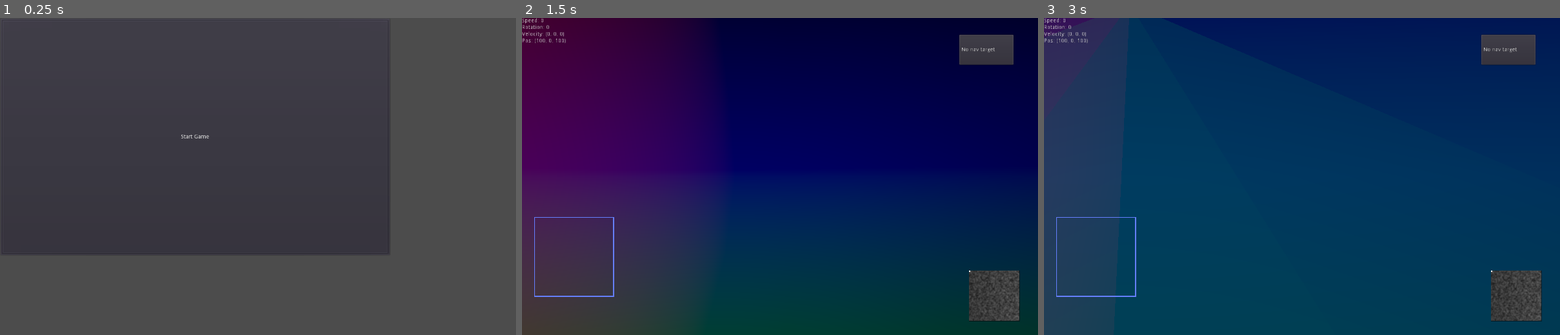
Above: before the commit, frames 1-3 (left to right).
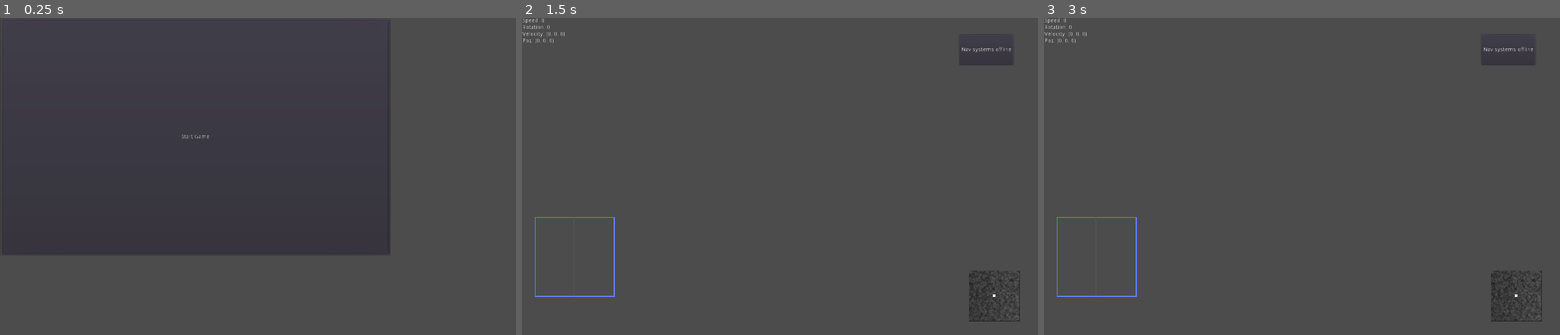
Above: after the commit, the same moments.

Repository: wraitii/WindRider
Game: Godot game, scene res://source/gui/MainMenu.tscn
Two runs of this game, one before a commit and one after it. Both use one fixed random seed, a clock stepped at 60 frames per second and the inputs below.
Inputs:
- Up to frame 1 (0.25 s): no input
- Up to frame 2 (1.5 s): click "Start Game" at 0.5 s; tap Enter (ship_dock) at 1.25, 1.35 s; hold Right (ship_rotate_right) from 1.28 s (still down)
- Up to frame 3 (3 s): tap Escape (ship_reset_systems) at 2, 2.75 s; release Right (ship_rotate_right) at 2.03 s; hold Down (ship_reverse) 2.03-2.78 s; tap Enter (ship_dock) at 2.1 s; hold Right (ship_rotate_right) from 2.78 s (still down); tap C (switch_camera) at 2.85 s

The runs differ from the first frame. In frame 1, less than 0.1% of the frame differs, in the area x 0-41%, y 0-39%; in frame 2, 95%; in frame 3, 97%, in the area x 0-100%, y 0-100%.
Error before the commit: Unable to iterate on object of type 'Nil'. (res://source/game/Galaxy.gd:10)
Error after the commit: Parse Error: ':' expected at end of line. (res://source/game/ingame.gd:34)

Commit message:
WIP better implem of jumping and docking, pretty close to good now

Diff:
--- a/project.godot
+++ b/project.godot
@@ -38,6 +38,9 @@
 
 window/size/width=1300
 window/size/height=800
+window/size/borderless=true
+window/stretch/mode="2d"
+window/stretch/aspect="keep_width"
 
 [input]
 
@@ -89,4 +92,5 @@
 
 [rendering]
 
+threads/thread_model=2
 environment/default_environment="res://default_env.tres"
--- a/source/Core.gd
+++ b/source/Core.gd
@@ -34,30 +34,19 @@
 	get_node('/root').add_child(player)
 
 	get_node('/root/MainMenu').queue_free()
-	jump()
+	reload_scene()
 	gameState.playerShip.global_translate(Vector3(0,0,0))
 
-func jump():
+func reload_scene():
 	if gameState.currentScene:
 		gameState.currentScene.queue_free()
 
-	gameState.currentScene = InGame.instance()
-	get_node('/root').add_child(gameState.currentScene)
-
-func dock(on):
-	if gameState.currentScene:
-		gameState.playerShip.get_parent().remove_child(gameState.playerShip)
-		get_node('/root').remove_child(gameState.currentScene)
-		gameState.currentScene.queue_free()
-
-	gameState.currentScene = Docked.instance()
-	gameState.currentScene.init(on.data);
-	get_node('/root').add_child(gameState.currentScene)
-
-func undock():
-	if gameState.currentScene:
-		get_node('/root').remove_child(gameState.currentScene)
-		gameState.currentScene.queue_free()
-
-	gameState.currentScene = InGame.instance()
-	get_node('/root').add_child(gameState.currentScene)
+	var playerShipData = outsideWorldSim.ship(gameState.playerShip.ID);
+	print(playerShipData.data.dockedAt)
+	if playerShipData.data.dockedAt != null:
+		gameState.currentScene = Docked.instance()
+		gameState.currentScene.init(landablesData.get(playerShipData.data.dockedAt));
+		get_node('/root').add_child(gameState.currentScene)
+	else:
+		gameState.currentScene = InGame.instance()
+		get_node('/root').add_child(gameState.currentScene)
--- a/source/game/Docked.gd
+++ b/source/game/Docked.gd
@@ -7,4 +7,4 @@
 	get_node('PlanetName').text = landableData.name
 
 func _on_Undock_pressed():
-	Core.gameState.playerShip.undock()
+	Core.gameState.playerShip.do_undock()
--- a/source/game/JumpZone.gd
+++ b/source/game/JumpZone.gd
@@ -12,7 +12,5 @@
 	if target == up:
 		up = Vector3(1,0,0)
 	obj.look_at_from_position(translation, target, up)
-	print('delivering')
-	print_tree()
-	get_node('/root').print_tree()
 	get_parent().get_parent().add_child(obj)
+	Core.outsideWorldSim.quit_hypernavigation(obj.ID);
--- a/source/game/OutsideWorldSimulator.gd
+++ b/source/game/OutsideWorldSimulator.gd
@@ -15,10 +15,15 @@
 var _ships = {
 }
 
-# array-per-system of ship IDs
-# that will "unjump" on the next _process
-var _shipsArrivingAt = {
+# array-per-landable of ships navigating in system
+var _shipIDsInSystem = {
 }
+
+# array-per-landable of ship IDs landed there
+var _shipIDsDockedAt = {
+}
+
+signal bring_in(obj)
 
 var ids = 0;
 
@@ -48,6 +53,7 @@
 	var lastSystem = null;
 	var currentSystem = null;
 	var hyperNavigating = null;
+	var dockedAt = null;
 
 func ship(ID):
 	assert(ID in _ships)
@@ -60,37 +66,60 @@
 		'ship': ship,
 		'data': _shipsimData.new()
 	};
+	ship.connect('docking', self, 'ship_dock')
+	ship.connect('undocking', self, 'ship_undock')
 	ship.connect('jumping', self, 'ship_jump')
 	ship.connect('teleporting', self, 'ship_teleport')
+
+func ship_dock(ship, at):
+	var data = _ships[ship.ID].data;
+	assert(data.hyperNavigating == null)
+	_docked_at(ship.ID, at)
+	data.dockedAt = at;
+	if ship == Core.gameState.playerShip:
+		Core.reload_scene();
+
+func ship_undock(ship):
+	var data = _ships[ship.ID].data;
+	assert(data.hyperNavigating == null)
+	assert(data.dockedAt != null)
+	assert(_shipIDsDockedAt[data.dockedAt].has(ship.ID))
+	_shipIDsDockedAt[data.dockedAt].erase(ship.ID)
+	if ship == Core.gameState.playerShip:
+		Core.reload_scene();
+	emit_signal('bring_in', ship)
 
 func ship_jump(ship, to):
 	var data = _ships[ship.ID].data;
 	assert(data.currentSystem != null)
 	data.lastSystem = data.currentSystem;
 	data.currentSystem = null;
+	_shipIDsInSystem[data.lastSystem].erase(ship.ID)
 	data.hyperNavigating = HypernavigationData.hyperjump(to)
-	_arriving_at(ship.ID, to)
+	if ship == Core.gameState.playerShip:
+		Core.gameState.currentSystem = to
+		Core.reload_scene();
+	emit_signal('bring_in', ship)
 
 func ship_teleport(ship, to, pos):
 	var data = _ships[ship.ID].data;
 	data.lastSystem = data.currentSystem; # may be null
 	data.currentSystem = null;
+	_shipIDsInSystem[data.lastSystem].erase(ship.ID)
 	data.hyperNavigating = HypernavigationData.teleport(to, pos)
-	_arriving_at(ship.ID, to)
+	emit_signal('bring_in', ship)
 
 func quit_hypernavigation(shipID):
 	_ships[shipID].data.currentSystem = _ships[shipID].data.hyperNavigating.to;
 	assert(_ships[shipID].data.currentSystem != null)
 	_ships[shipID].data.hyperNavigating = null;
 
-func _arriving_at(shipID, to):
-	if !(to in _shipsArrivingAt):
-		_shipsArrivingAt[to] = []
-	_shipsArrivingAt[to].push_back(shipID)
+func _docked_at(shipID, at):
+	if !(at in _shipIDsDockedAt):
+		_shipIDsDockedAt[at] = []
+	_shipIDsDockedAt[at].push_back(shipID)
 
-func poll_all_arriving_at(at):
-	if !(at in _shipsArrivingAt):
-		return []
-	var ret = _shipsArrivingAt[at]
-	_shipsArrivingAt.erase(at)
-	return ret;
+func _add_to_system(shipID, sys):
+	if !(sys in _shipIDsInSystem):
+		_shipIDsInSystem[sys] = []
+	_shipIDsInSystem[sys].push_back(shipID)
--- a/source/game/Player.gd
+++ b/source/game/Player.gd
@@ -16,8 +16,6 @@
 func setCurrentShip(s):
 	ship = s;
 	ship.connect('got_chat', self, 'on_chat')
-	ship.connect('docking', self, 'on_dock')
-	ship.connect('jumping', self, 'on_jump')
 
 func get_current_ship():
 	return ship;
@@ -32,6 +30,3 @@
 func on_jump(from, to):
 	Core.gameState.jumpingFrom = from;
 	Core.jump()
-
-func on_dock(dock):
-	Core.dock(dock)
--- a/source/game/Ship.gd
+++ b/source/game/Ship.gd
@@ -19,7 +19,8 @@
 var shipStats;
 
 signal got_chat(convo, sender, chatData)
-signal docking(dock)
+signal docking(ship, dock)
+signal undocking(ship)
 signal jumping(ship, to)
 signal teleporting(ship, to, pos)
 
@@ -104,10 +105,15 @@
 	dockingProcedure.ask_for_docking()
 
 func do_dock(to):
-	dockedAt = to;
 	dockingProcedure = null;
-	get_parent().remove_child(self)
-	emit_signal('docking', to)
+	if self.is_inside_tree():
+		get_parent().remove_child(self)
+	emit_signal('docking', self, to.data.name)
+
+func do_undock():
+	if self.is_inside_tree():
+		get_parent().remove_child(self)
+	emit_signal('undocking', self)
 
 func on_received_chat(convo, sender, chatData):
 	emit_signal('got_chat', convo, sender, chatData)
--- a/source/game/ingame.gd
+++ b/source/game/ingame.gd
@@ -11,7 +11,9 @@
 	system.init(Core.galaxy.system(_system))
 	self.add_child(system)
 
-	bring_in_all_arriving()
+	bring_in_all()
+
+	Core.outsideWorldSim.connect('bring_in', self, 'bring_in')
 
 	get_node('Camera').followedShip = Core.gameState.playerShip
 	get_node('VelocityRadar').set_follower(Core.gameState.playerShip)
@@ -19,13 +21,18 @@
 
 	pass
 
-func bring_in_all_arriving():
+func bring_in_all():
 	var ships = Core.outsideWorldSim.poll_all_arriving_at(_system);
 	for shipID in ships:
 		bring_in(shipID)
 
 func bring_in(shipID):
 	var ship = Core.outsideWorldSim.ship(shipID)
+	if ship.data.dockedAt != null:
+		var landables = get_tree().get_nodes_in_group('Landables')
+		for l in landables:
+			if l.data.name == ship.data.dockedAt
+				l.deliver(ship.ship)
 	assert(ship.data.hyperNavigating != null)
 	match ship.data.hyperNavigating.method:
 		Enums.HYPERNAVMETHOD.JUMPING:
--- a/source/game/ingame.tscn
+++ b/source/game/ingame.tscn
@@ -11,118 +11,28 @@
 
 [sub_resource type="ImageTexture" id=1]
 
-flags = 7
-storage = 0
-lossy_quality = 0.7
-flags = 7
 size = Vector2( 1, 1 )
 
 [sub_resource type="PanoramaSky" id=2]
 
-radiance_size = 4
 panorama = SubResource( 1 )
 
 [sub_resource type="Environment" id=3]
 
 resource_local_to_scene = true
-background_mode = 0
 background_sky = SubResource( 2 )
-background_sky_custom_fov = 0.0
-background_color = Color( 0, 0, 0, 1 )
 background_energy = 0.0
-background_canvas_max_layer = 0
 ambient_light_color = Color( 1, 1, 1, 1 )
 ambient_light_energy = 0.2
-ambient_light_sky_contribution = 1.0
-fog_enabled = false
-fog_color = Color( 0.5, 0.6, 0.7, 1 )
-fog_sun_color = Color( 1, 0.9, 0.7, 1 )
-fog_sun_amount = 0.0
-fog_depth_enabled = true
-fog_depth_begin = 10.0
-fog_depth_curve = 1.0
-fog_transmit_enabled = false
-fog_transmit_curve = 1.0
-fog_height_enabled = false
-fog_height_min = 0.0
-fog_height_max = 100.0
-fog_height_curve = 1.0
-tonemap_mode = 0
-tonemap_exposure = 1.0
-tonemap_white = 1.0
-auto_exposure_enabled = false
-auto_exposure_scale = 0.4
-auto_exposure_min_luma = 0.05
-auto_exposure_max_luma = 8.0
-auto_exposure_speed = 0.5
-ss_reflections_enabled = false
-ss_reflections_max_steps = 64
-ss_reflections_fade_in = 0.15
-ss_reflections_fade_out = 2.0
-ss_reflections_depth_tolerance = 0.2
-ss_reflections_roughness = true
-ssao_enabled = false
-ssao_radius = 1.0
-ssao_intensity = 1.0
-ssao_radius2 = 0.0
-ssao_intensity2 = 1.0
-ssao_bias = 0.01
-ssao_light_affect = 0.0
-ssao_ao_channel_affect = 0.0
-ssao_color = Color( 0, 0, 0, 1 )
-ssao_quality = 0
-ssao_blur = 3
-ssao_edge_sharpness = 4.0
-dof_blur_far_enabled = false
-dof_blur_far_distance = 10.0
-dof_blur_far_transition = 5.0
-dof_blur_far_amount = 0.1
-dof_blur_far_quality = 1
-dof_blur_near_enabled = false
-dof_blur_near_distance = 2.0
-dof_blur_near_transition = 1.0
-dof_blur_near_amount = 0.1
-dof_blur_near_quality = 1
-glow_enabled = false
-glow_levels/1 = false
-glow_levels/2 = false
-glow_levels/3 = true
-glow_levels/4 = false
-glow_levels/5 = true
-glow_levels/6 = false
-glow_levels/7 = false
-glow_intensity = 0.8
-glow_strength = 1.0
-glow_bloom = 0.0
-glow_blend_mode = 2
-glow_hdr_threshold = 1.0
-glow_hdr_scale = 2.0
-glow_bicubic_upscale = false
-adjustment_enabled = false
-adjustment_brightness = 1.0
-adjustment_contrast = 1.0
-adjustment_saturation = 1.0
 
 [node name="InGameRoot" type="Node"]
 script = ExtResource( 1 )
-_system = null
 
 [node name="Camera" type="Camera" parent="."]
 transform = Transform( 1, 0, 0, 0, 1, 0, 0, 0, 1, 0, 5, 0 )
-keep_aspect = 1
-cull_mask = 1048575
-environment = null
-h_offset = 0.0
-v_offset = 0.0
-doppler_tracking = 0
-projection = 0
 current = true
-fov = 70.0
-size = 1.0
-near = 0.05
 far = 1000.0
 script = ExtResource( 2 )
-mode = 0
 
 [node name="CommandManager" type="Node" parent="."]
 script = ExtResource( 3 )
@@ -134,22 +44,9 @@
 environment = SubResource( 3 )
 
 [node name="Speed" type="Label" parent="."]
-anchor_left = 0.0
-anchor_top = 0.0
-anchor_right = 0.0
-anchor_bottom = 0.0
 margin_right = 40.0
 margin_bottom = 14.0
-rect_pivot_offset = Vector2( 0, 0 )
-rect_clip_content = false
-mouse_filter = 2
-mouse_default_cursor_shape = 0
-size_flags_horizontal = 1
-size_flags_vertical = 4
 text = "sjgifghsfglskf,g"
-percent_visible = 1.0
-lines_skipped = 0
-max_lines_visible = -1
 script = ExtResource( 5 )
 
 [node name="Chat" type="Label" parent="."]
@@ -160,15 +57,6 @@
 margin_left = -300.0
 margin_top = -100.0
 margin_right = 300.0
-rect_pivot_offset = Vector2( 0, 0 )
-rect_clip_content = false
-mouse_filter = 2
-mouse_default_cursor_shape = 0
-size_flags_horizontal = 1
-size_flags_vertical = 4
-percent_visible = 1.0
-lines_skipped = 0
-max_lines_visible = -1
 
 [node name="VelocityRadar" parent="." instance=ExtResource( 6 )]
 position = Vector2( 1189.43, 700.803 )
